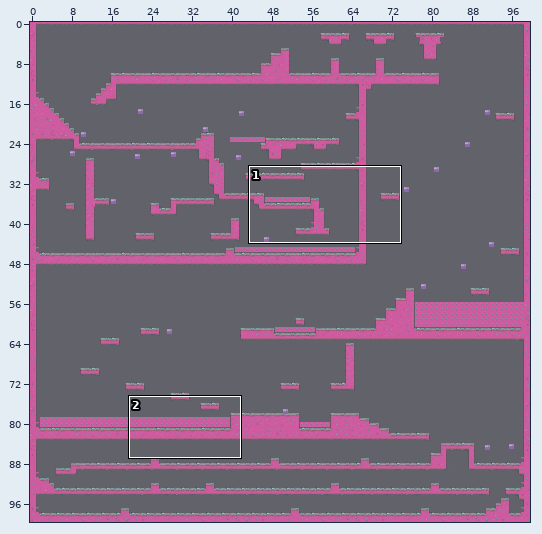
A Tiled map gets an edit: res/maps/testmap_3.tmx. The first picture is a wide view before the edit; the outline marks the close-up.
Close-up. Old version:
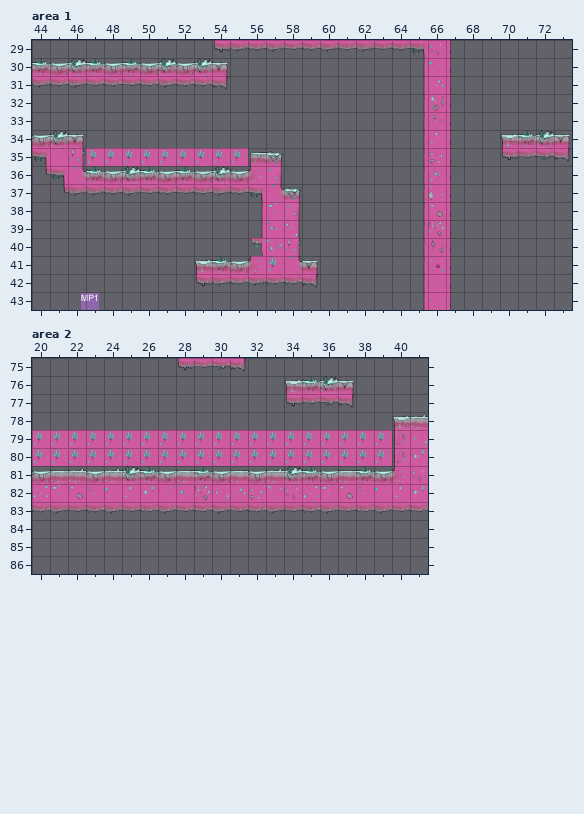
Cells are 64x64 px. Shown: area 1 x 44..73, y 29..43; area 2 x 20..41, y 75..86. The commit also changed other parts of the map, which this record leaves out.
And afterwards:
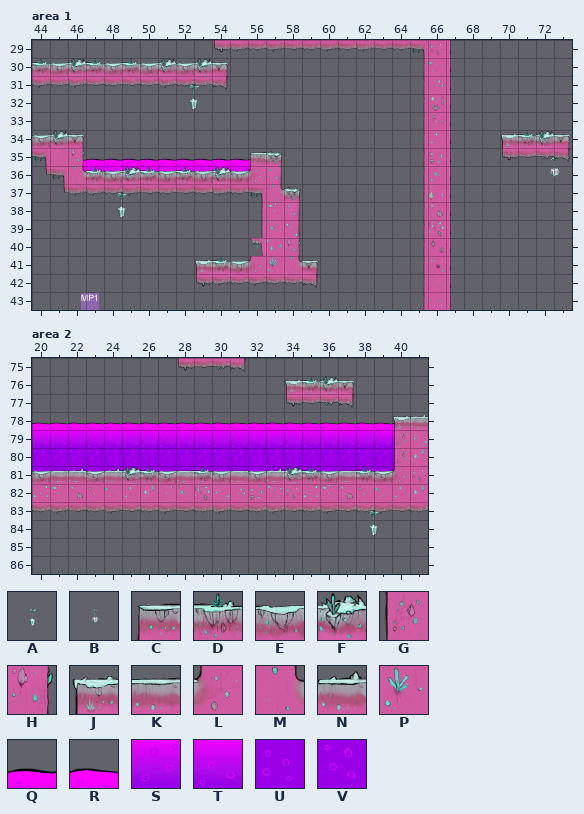
Key: from "assets_1": A 5 "decoration", B 11 "decoration"; from "tiledmap_final": C 6, D 7, E 8, F 9, G 31, H 35, J 54, K 55, L 56, M 60, N 61, P 158, Q 179, R 180, S 204, T 205, U 229, V 230.
_ is an empty cell, . an unchanged one.
Tiles of an added or newly shown layer are drawn over the layers below it.
Changes in this commit:
--- layer "Kachelebene 1" (removed), area 1
@@ x 46..56 @@
-35 HPPPPPPPPPC
-36 MDEFDEDEFEL
+35 ___________
+36 ___________
--- layer "deadzone" (added), area 1
@@ x 51..51 @@
-33 _
+33 A
@@ x 46..71 @@
-35 ___________...............
-36 ___________...............
-37 ........................._
+35 QQQQQQQQQQR...............
+36 SSSSSSSSSST...............
+37 .........................B
@@ x 47..47 @@
-39 _
+39 A
--- layer "tileset" (added), area 1
@@ x 46..56 @@
-35 _........._
-36 ___________
+35 H.........C
+36 MDEFDEDEFEL
--- layer "Kachelebene 1" (removed), area 2
@@ x 20..40 @@
-78 ....................J
-79 PPPPPPPPPPPPPPPPPPPPG
-80 PPPPPPPPPPPPPPPPPPPPG
-81 EKNENFDEKDEKENFDEKDEL
+78 ...................._
+79 _____________________
+80 _____________________
+81 _____________________
--- layer "deadzone" (added), area 2
@@ x 20..40 @@
-78 _____________________
-79 _____________________
-80 _____________________
-81 _____________________
+78 RRRRRRRRRRRRRRRRRRRRR
+79 TTTTTTTTTTTTTTTTTTTTT
+80 VVVVVVVVVVVVVVVVVVVVV
+81 UUUUUUUUUUUUUUUUUUUUV
@@ x 37..37 @@
-85 _
+85 A
--- layer "tileset" (added), area 2
@@ x 20..40 @@
-78 ...................._
-79 ...................._
-80 ...................._
-81 _____________________
+78 ....................J
+79 ....................G
+80 ....................G
+81 EKNENFDEKDEKENFDEKDEL
